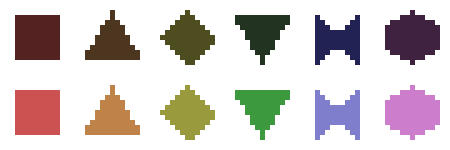
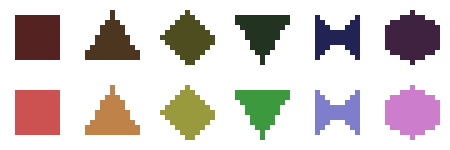
Layer changes from the first 450×150 image to the second:
painted on "brighter" over [315, 120, 360, 140]
painted on "faded" over [315, 45, 360, 65]
